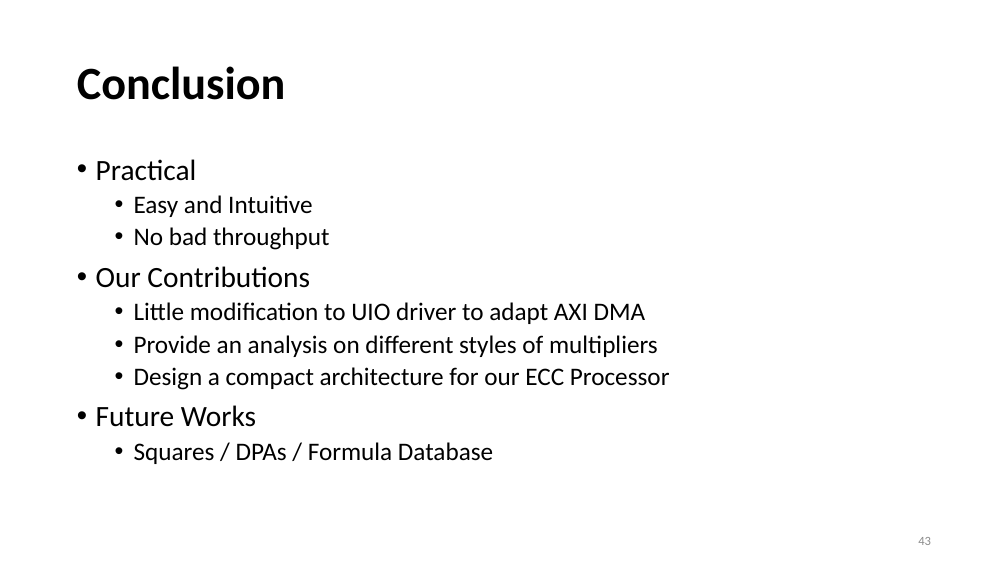
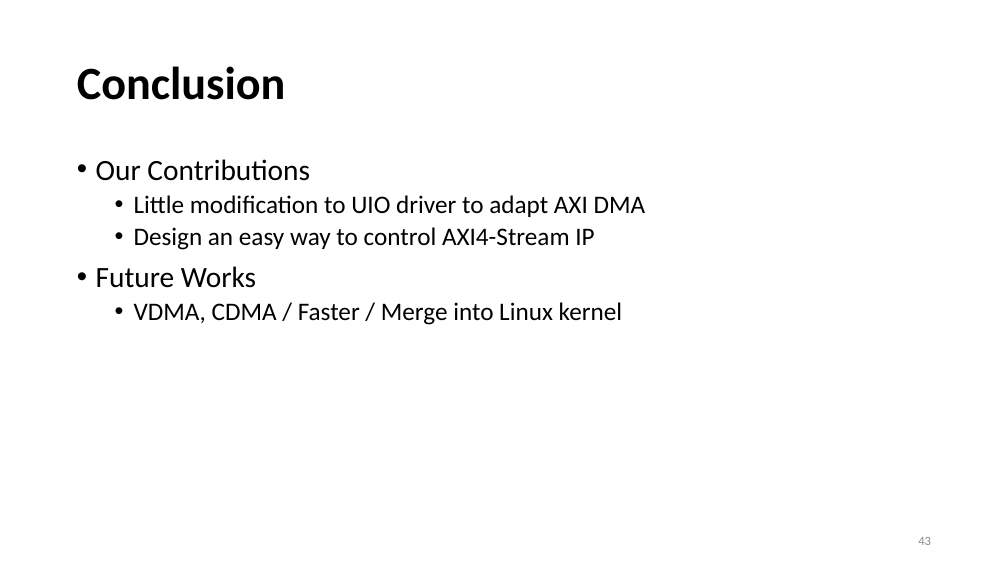
Before and after one commit to yllibliu/presentation, a slide deck: slide 43 of UIO.pptx. Drawn at 1008x567 pixels with LibreOffice and Linux fonts; fonts in the diff are those of the drawing. Boxes give left, top, right and bottom in pixels: in the first picture for what was removed or moved away, otherwise in the second. Text is boxed around its words. In the diff, an @@ line names an element or a change of style, - is before the commit and + after.

```diff
--- a/UIO.pptx
+++ b/UIO.pptx
@@ text at <box>96,159,330,250</box>: paragraphs removed @@
-• Practical
-  • Easy and Intuitive
-  • No bad throughput
@@ text at <box>134,227,594,250</box>: text changed @@
-  • Provide an analysis on different styles of multipliers
-  • Design a compact architecture for our ECC Processor
+  • Design an easy way to control AXI4-Stream IP
@@ text at <box>134,302,623,325</box>: text changed @@
-  • Squares / DPAs / Formula Database
+  • VDMA, CDMA / Faster / Merge into Linux kernel
```
Also in this commit, not shown: 21 other slides changed, 1 slide added, 1 slide removed.
